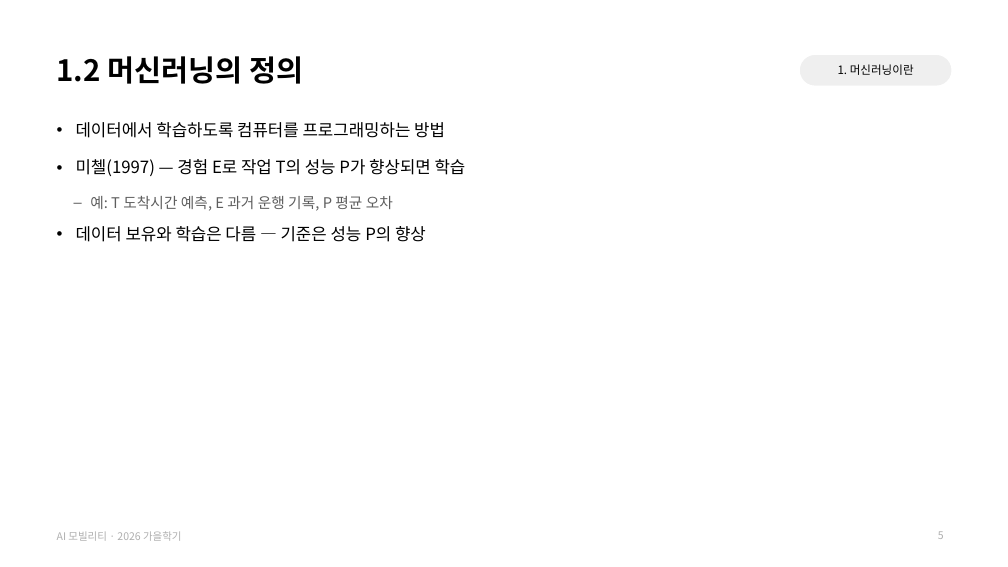
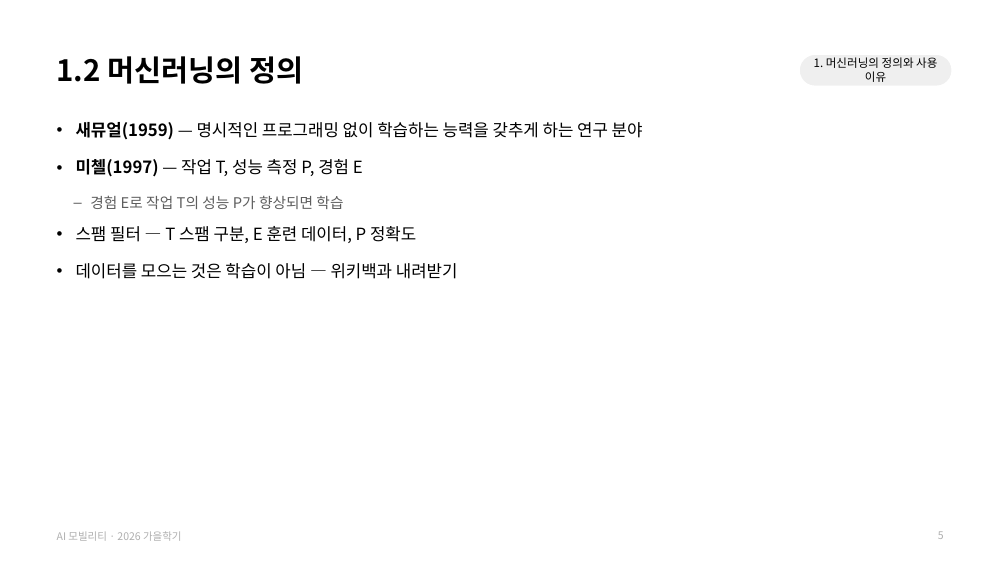
Before and after one commit to jihoyeo/ai-mobility, a slide deck: slide 5 of slides/week02/AI모빌리티_02_머신러닝개요.pptx. Drawn at 1008x567 pixels with LibreOffice and Linux fonts; fonts in the diff are those of the drawing. Boxes give left, top, right and bottom in pixels: in the first picture for what was removed or moved away, otherwise in the second. Text is boxed around its words. In the diff, an @@ line names an element or a change of style, - is before the commit and + after.

```diff
--- a/slides/week02/AI모빌리티_02_머신러닝개요.pptx
+++ b/slides/week02/AI모빌리티_02_머신러닝개요.pptx
@@ text at bbox=[814, 57, 937, 82]: text changed @@
-1. 머신러닝이란
+1. 머신러닝의 정의와 사용 이유
@@ text at bbox=[76, 122, 643, 279]: text changed @@
-• 데이터에서 학습하도록 컴퓨터를 프로그래밍하는 방법
-• 미첼(1997) — 경험 E로 작업 T의 성능 P가 향상되면 학습
-  – 예: T 도착시간 예측, E 과거 운행 기록, P 평균 오차
-• 데이터 보유와 학습은 다름 — 기준은 성능 P의 향상
+• 새뮤얼(1959) — 명시적인 프로그래밍 없이 학습하는 능력을 갖추게 하는 연구 분야
+• 미첼(1997) — 작업 T, 성능 측정 P, 경험 E
+  – 경험 E로 작업 T의 성능 P가 향상되면 학습
+• 스팸 필터 — T 스팸 구분, E 훈련 데이터, P 정확도
+• 데이터를 모으는 것은 학습이 아님 — 위키백과 내려받기
```
Also in this commit, not shown: 21 other slides changed, 4 slides added, 1 slide removed, 20 other files.
